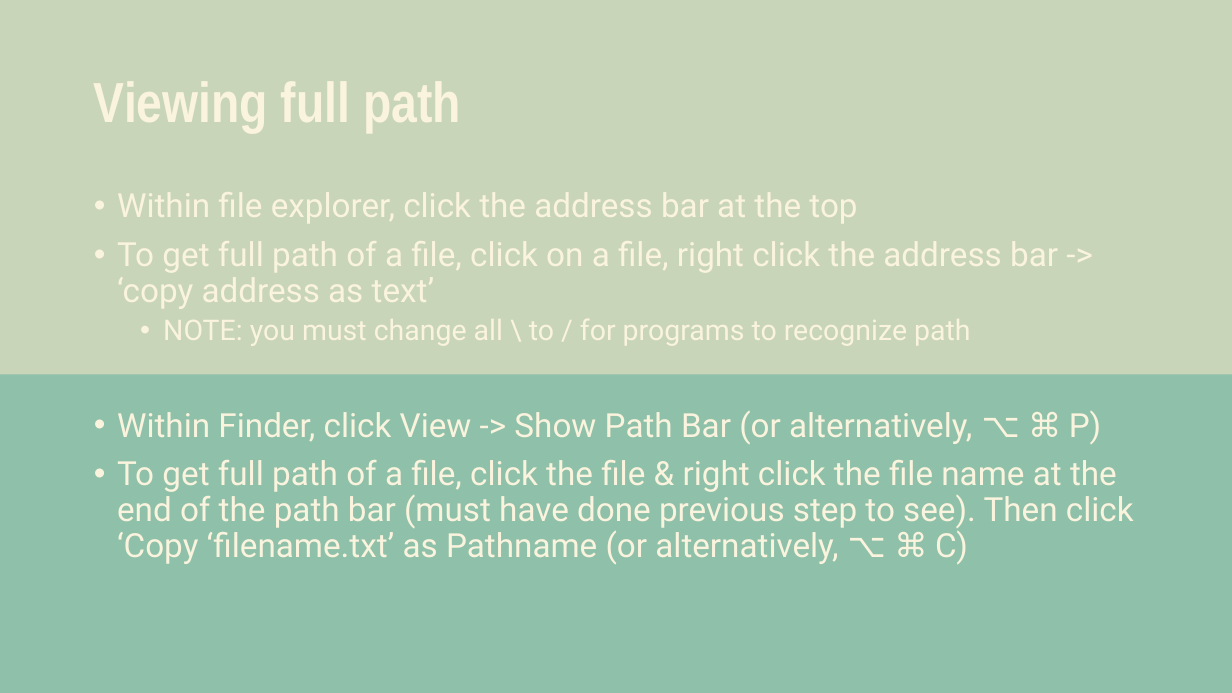
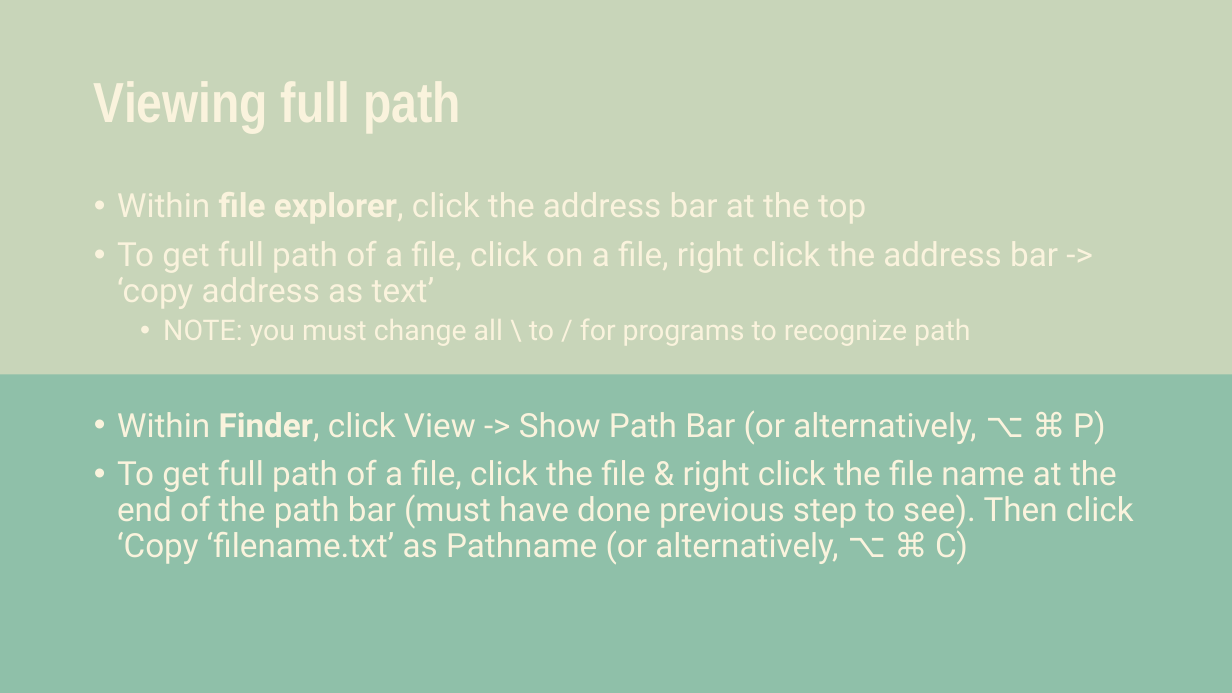
Before and after one commit to xelanola/CM515-course-2025, a slide deck: slide 17 of modules/03_Files_and_Folders/SP25-computationalCMB-FilesAndFolders-Eliud.pptx. Drawn at 1232x693 pixels with LibreOffice and Linux fonts; fonts in the diff are those of the drawing. Boxes give left, top, right and bottom in pixels: in the first picture for what was removed or moved away, otherwise in the second. Text is boxed around its words. In the diff, an @@ line names an element or a change of style, - is before the commit and + after.

```diff
--- a/modules/03_Files_and_Folders/SP25-computationalCMB-FilesAndFolders-Eliud.pptx
+++ b/modules/03_Files_and_Folders/SP25-computationalCMB-FilesAndFolders-Eliud.pptx
@@ text at (117,192,1106,444): bold on in "file explorer,", "Finder," @@
```
Also in this commit, not shown: 4 other slides changed.
